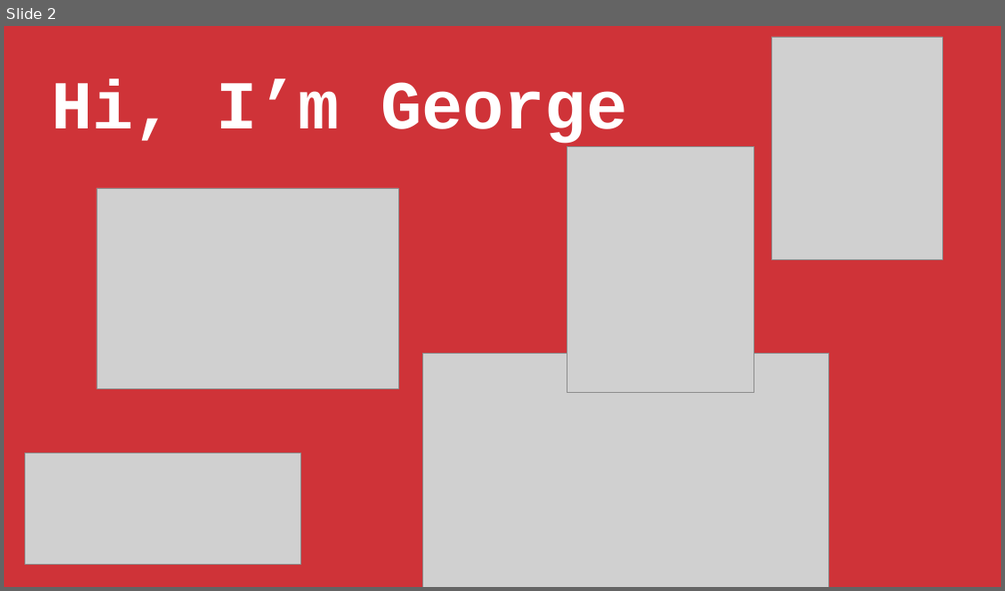
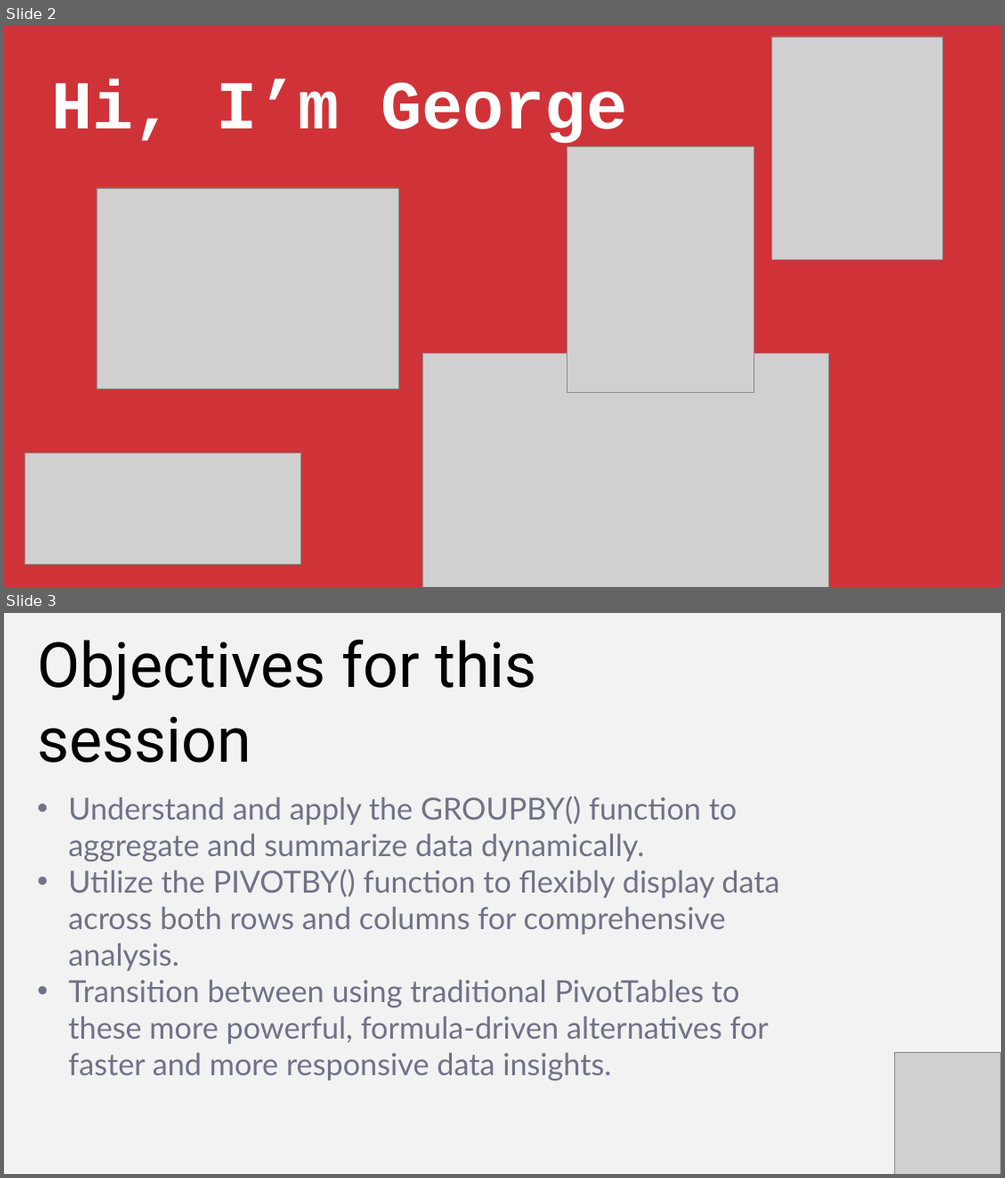
Before and after one commit to stringfestdata/getting-started-with-groupby-and-pivotby, a slide deck: getting-started-groupby-pivotby.pptx. Shown one above the other, each under a label of ours: slide 2 before the commit, slides 2 and 3 after it. The pictures are 1005x591 and 1005x1178 pixels, drawn with LibreOffice and Linux fonts; fonts in the diff are those of the drawing; grey boxes stand for pictures. Boxes give left, top, right and bottom in pixels: in the first picture for what was removed or moved away, otherwise in the second. Text is boxed around its words. In the diff, an @@ line names an element or a change of style, - is before the commit and + after.

```diff
--- a/getting-started-groupby-pivotby.pptx
+++ b/getting-started-groupby-pivotby.pptx
@@ slide 3 added at [4,613,1001,1174], background #F2F2F2 @@
@@ text added at [37,639,537,763], 90 pt, text #000000 @@
+Objectives for this session
@@ text added at [68,796,779,1080], 44 pt, text #6F7287 @@
+• Understand and apply the GROUPBY() function to aggregate and summarize data dynamically.
+• Utilize the PIVOTBY() function to flexibly display data across both rows and columns for comprehensive analysis.
+• Transition between using traditional PivotTables to these more powerful, formula-driven alternatives for faster and more responsive data insights.
@@ picture added at [895,1052,1000,1174] @@
```
Also in this commit, not shown: 1 slide changed, 4 slides removed.
